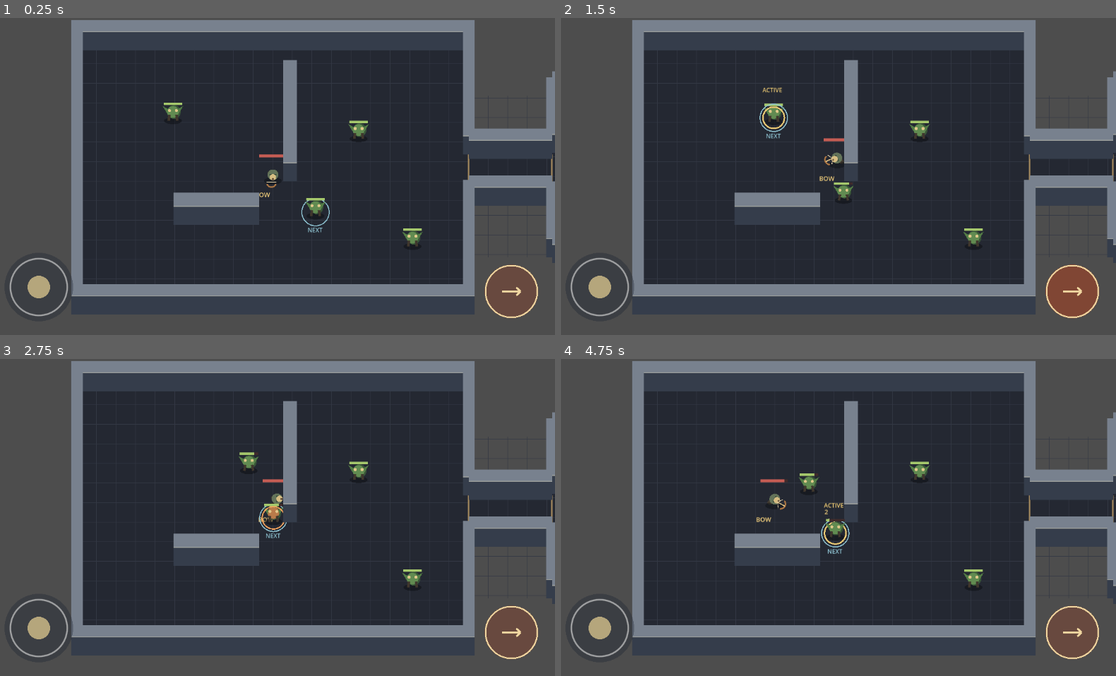
Above: before the commit, frames 1-4 (two rows, left to right).
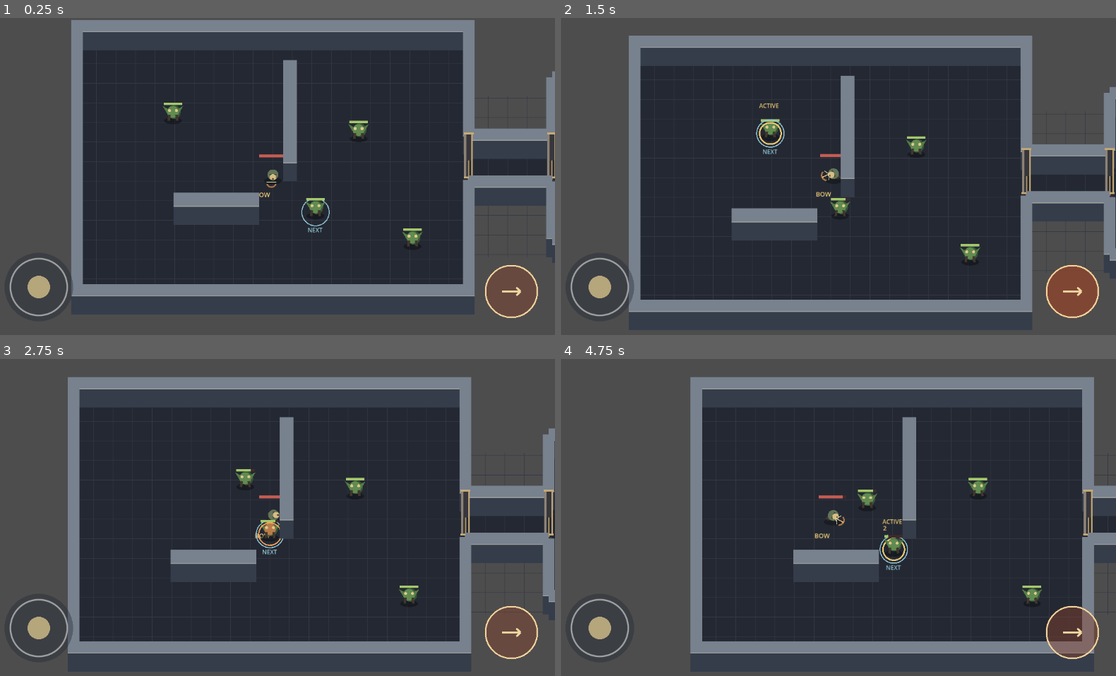
Above: after the commit, the same moments.

Repository: Jonty303/Project-Gauntlands
Game: Godot game, scene res://scenes/main.tscn
The game is run twice, just before and just after one commit, with the same random seed, the same clock (stepped at 60 frames per second) and the same inputs.
Inputs (mouse positions are in pixels of both pictures, inside the frame that each line leads up to):
- Up to frame 1 (0.25 s): no input
- Up to frame 2 (1.5 s): tap Enter (ui_accept) at 0.5 s; drag from (599, 287) to (888, 106) at 0.52 s; drag from (1071, 290) to (805, 239) at 1.27 s
- Up to frame 3 (2.75 s): move the mouse to (327, 447) at 2.02 s; hold D (move_right) from 2.03 s (still down); tap Q (target_previous) at 2.1 s
- Up to frame 4 (4.75 s): release D (move_right) at 2.75 s; drag from (805, 580) to (666, 469) at 2.77 s; move the mouse to (1005, 565) at 3.52 s; hold A (move_left) 3.53-4.25 s; hold Space (attack) 3.53-4.25 s; tap Enter (ui_accept) at 3.77 s; drag from (666, 469) to (749, 438) at 4.27 s

The runs differ from the first frame. In frame 1, 0.3% of the frame differs, in the area x 83-100%, y 36-52%; in frame 2, 25%; in frame 3, 24%; in frame 4, 39%, in the area x 12-100%, y 0-93%.

Commit message:
Add doorway frames and smooth camera follow for connected rooms

Diff:
--- a/scripts/main.gd
+++ b/scripts/main.gd
@@ -35,6 +35,21 @@
     _create_wall("SecondCoverWall", SECOND_COVER_CENTER, SECOND_COVER_SIZE)
     _build_navigation()
     _setup_depth_sorting()
+    _add_doorframe(Vector2(400.0, 0.0))
+    _add_doorframe(Vector2(570.0, 0.0))
+
+func _process(delta: float) -> void:
+    var hero := get_node_or_null("Player") as Node2D
+    var camera := get_node_or_null("Camera2D") as Camera2D
+    if hero != null and camera != null:
+        camera.global_position = camera.global_position.lerp(hero.global_position, minf(1.0, delta * 5.0))
+
+func _add_doorframe(at: Vector2) -> void:
+    var frame := Node2D.new()
+    frame.set_script(preload("res://scripts/doorframe.gd"))
+    frame.position = at + Vector2(0, DOOR_HALF)
+    frame.z_index = 1
+    add_child(frame)
 
 func _setup_depth_sorting() -> void:
     y_sort_enabled = true
